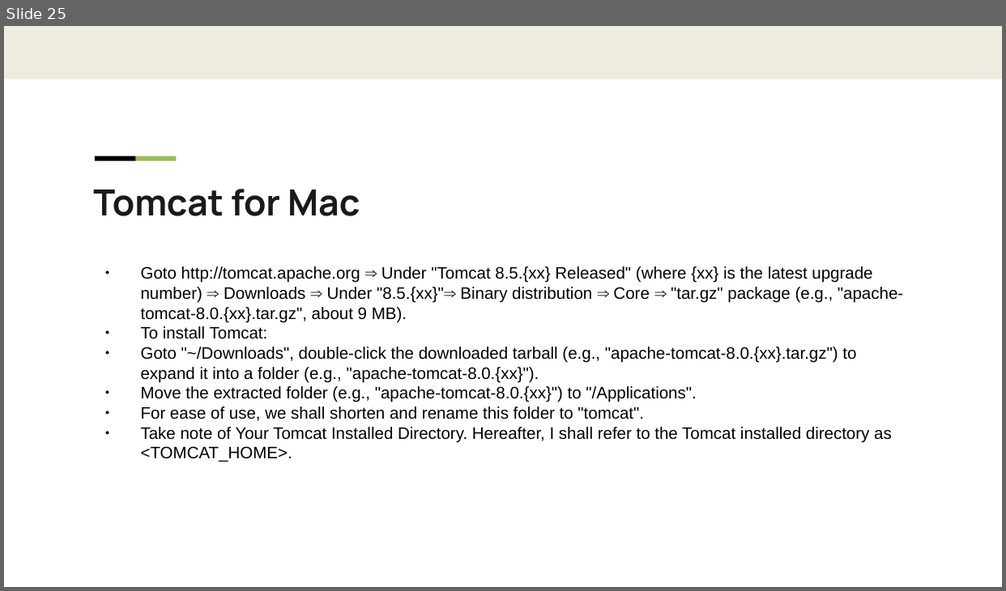
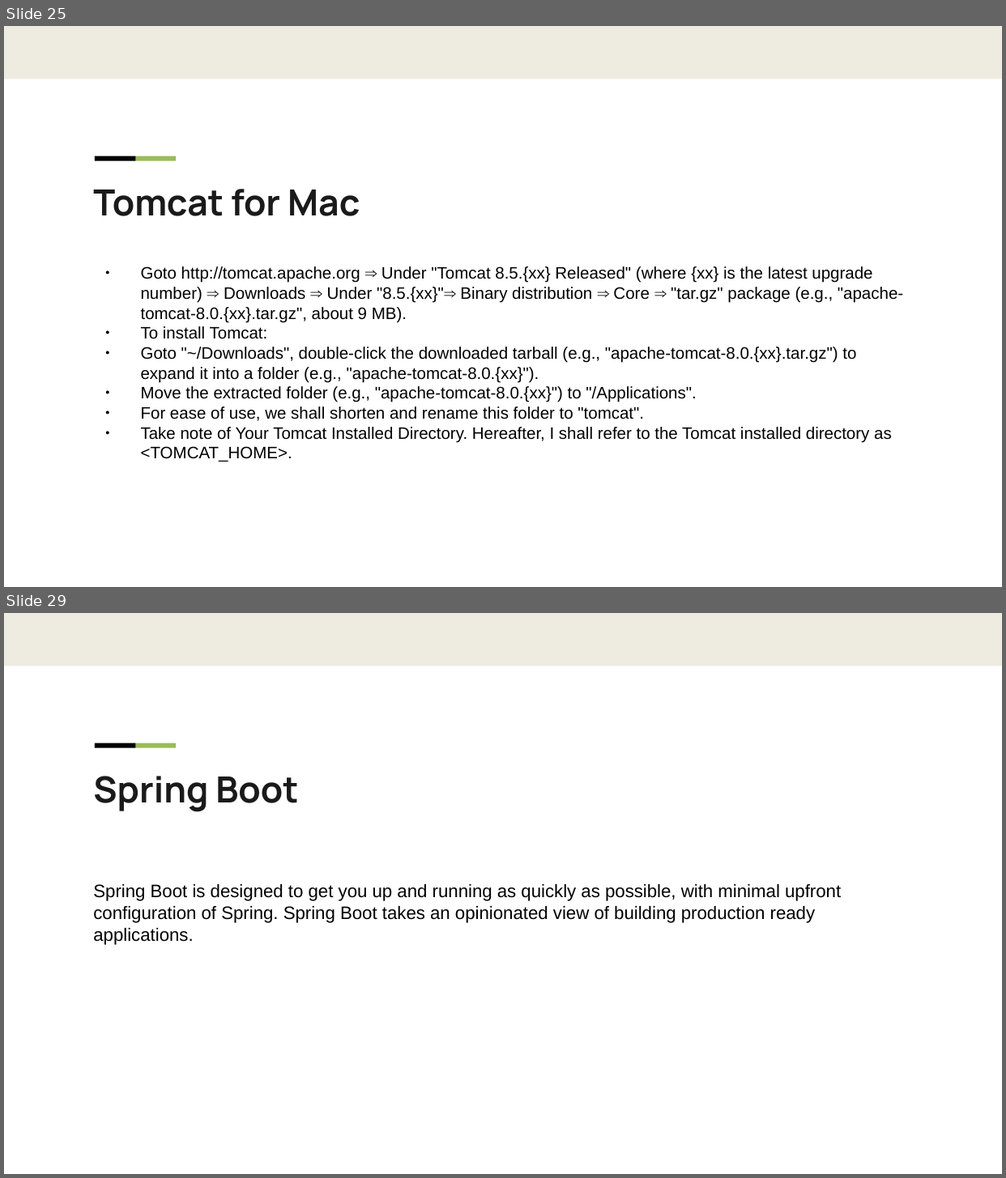
Before and after one commit to liangduo1993/javaee, a slide deck: JaveEE.pptx. Shown one above the other, each under a label of ours: slide 25 before the commit, slides 25 and 29 after it; the slides between them are not shown. The pictures are 1006x591 and 1006x1178 pixels, drawn with LibreOffice and Linux fonts; fonts in the diff are those of the drawing; background and template pictures are left out. Boxes give left, top, right and bottom in pixels: in the first picture for what was removed or moved away, otherwise in the second. Text is boxed around its words. In the diff, an @@ line names an element or a change of style, - is before the commit and + after.

```diff
--- a/JaveEE.pptx
+++ b/JaveEE.pptx
@@ slide 29 added at <box>4,613,1002,1174</box>, background #FFFFFF; not listed: 3 template elements that a slide beside it also shows @@
@@ text added at <box>93,776,298,812</box>, 26 pt, text #1A1A1A, bold @@
+Spring Boot
@@ text added at <box>93,884,841,945</box>, 13 pt, text #000000 @@
+Spring Boot is designed to get you up and running as quickly as possible, with minimal upfront configuration of Spring. Spring Boot takes an opinionated view of building production ready applications.
```
Also in this commit, not shown: 3 slides changed, 3 other slides added, 17 other files.
